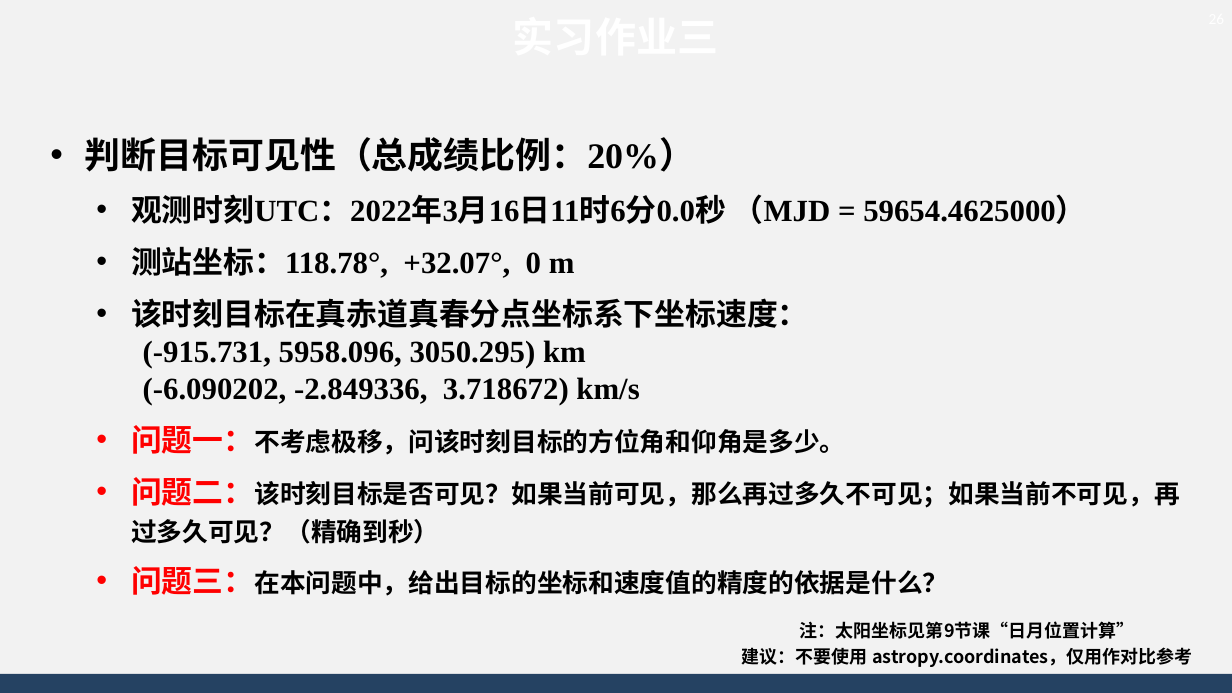
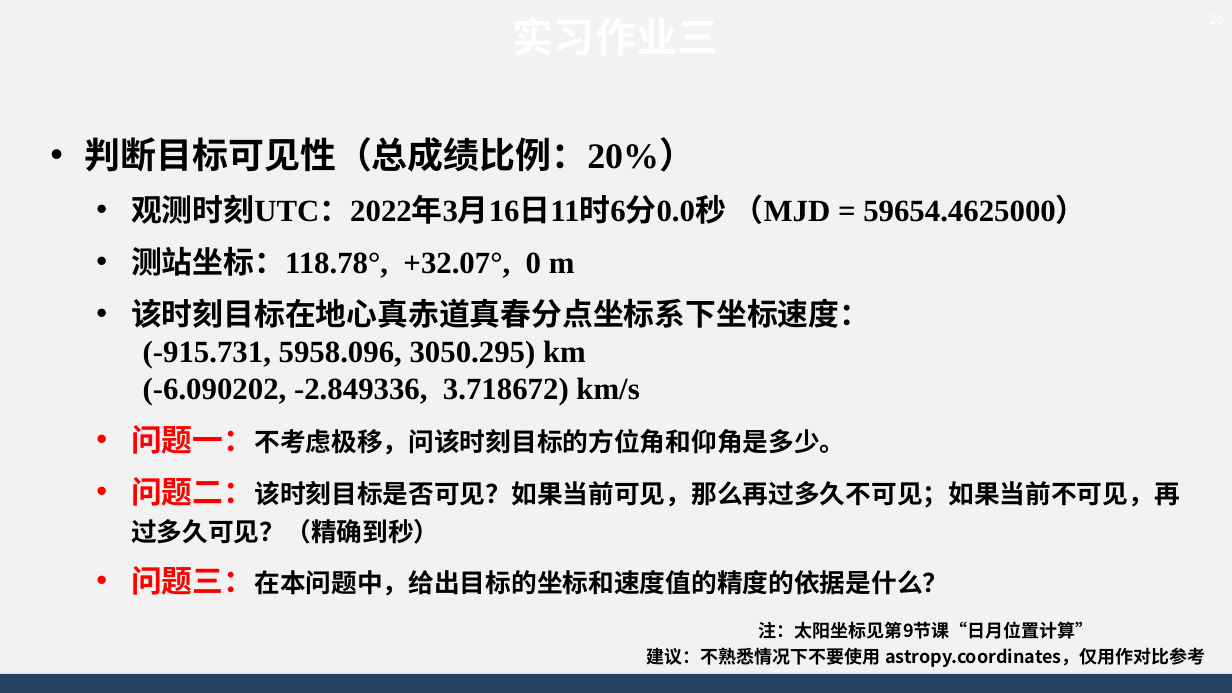
Before and after one commit to AsBackup/DAOSSA, a slide deck: slide 26 of 05-06 人造天体运动方程与二体问题积分.pptx. Drawn at 1232x693 pixels with LibreOffice and Linux fonts; fonts in the diff are those of the drawing; background and template pictures are left out. Boxes give left, top, right and bottom in pixels: in the first picture for what was removed or moved away, otherwise in the second. Text is boxed around its words. In the diff, an @@ line names an element or a change of style, - is before the commit and + after.

Commit message:
update

```diff
--- a/05-06 人造天体运动方程与二体问题积分.pptx
+++ b/05-06 人造天体运动方程与二体问题积分.pptx
@@ text at (131, 298, 870, 328): text changed @@
-  • 该时刻目标在真赤道真春分点坐标系下坐标速度：
+  • 该时刻目标在地心真赤道真春分点坐标系下坐标速度：
@@ text "注：太阳坐标见第9节课“日月位置计算”": place and size @@
-text "注：太阳坐标见第9节课“日月位置计算”" at (742, 621, 1193, 667)
+text "注：太阳坐标见第9节课“日月位置计算”" at (647, 621, 1206, 667)
@@ text at (647, 647, 1206, 667): text changed @@
-建议：不要使用 astropy.coordinates，仅用作对比参考
+建议：不熟悉情况下不要使用 astropy.coordinates，仅用作对比参考
```
Also in this commit, not shown: 1 other slide changed.
